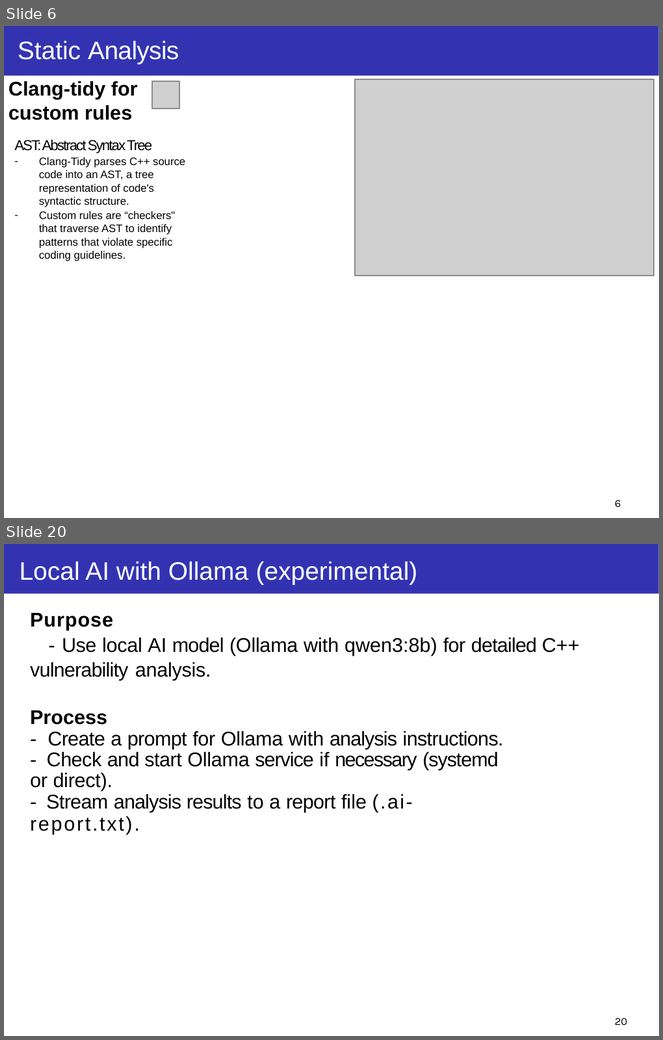
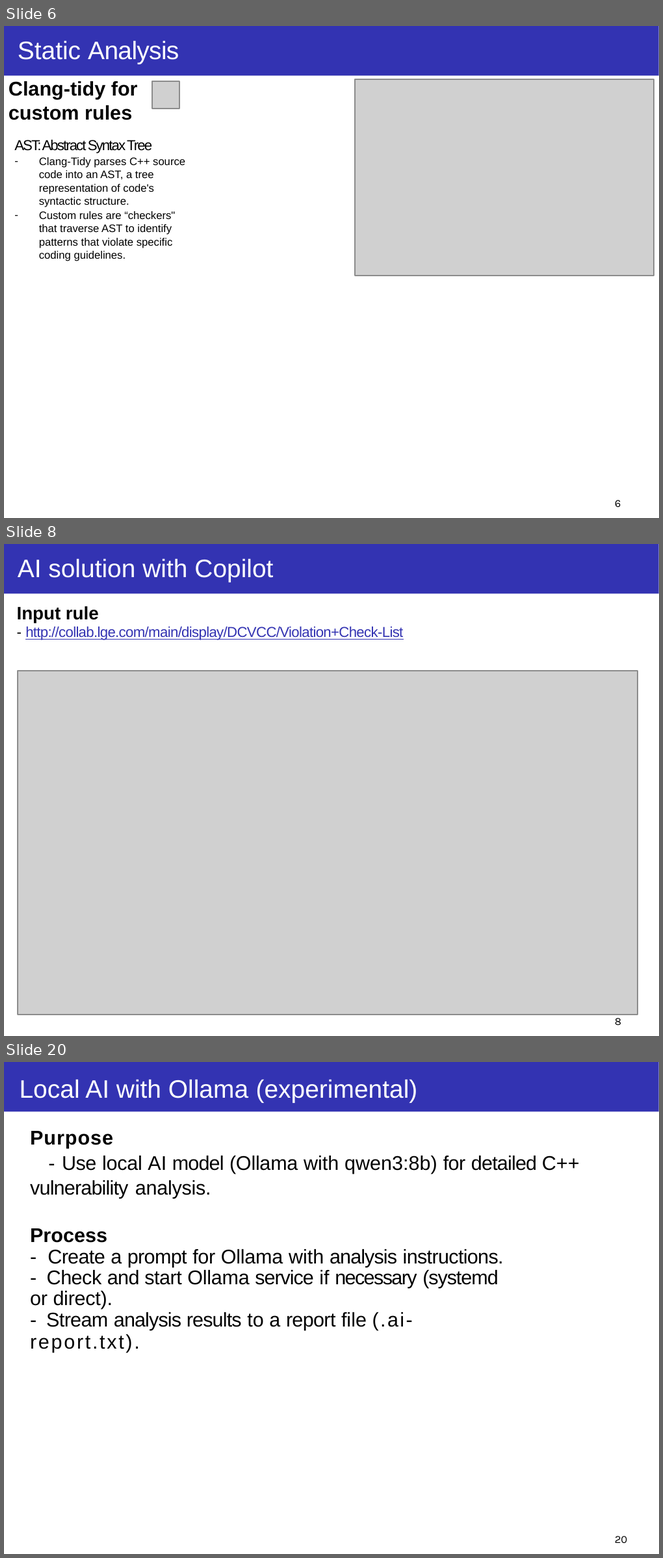
Before and after one commit to taikt/codefun, a slide deck: deepl/code_guard/doc/Code-Guard.pptx. Shown one above the other, each under a label of ours: slides 6 and 20 before the commit, slides 6, 8 and 20 after it; the slides between them are not shown. The pictures are 663x1040 and 663x1558 pixels, drawn with LibreOffice and Linux fonts; fonts in the diff are those of the drawing; grey boxes stand for pictures; background and template pictures are left out. Boxes give left, top, right and bottom in pixels: in the first picture for what was removed or moved away, otherwise in the second. Text is boxed around its words. In the diff, an @@ line names an element or a change of style, - is before the commit and + after.

```diff
--- a/deepl/code_guard/doc/Code-Guard.pptx
+++ b/deepl/code_guard/doc/Code-Guard.pptx
@@ slide 8 added at (4, 544, 659, 1036), background #FFFFFF; not listed: 1 template element that a slide beside it also shows @@
@@ title added at (18, 559, 273, 582), 14 pt, text #FFFFFF @@
+AI solution with Copilot
@@ text added at (17, 606, 403, 640), 8 pt, text #3333B2, underline @@
+Input rule
+- http://collab.lge.com/main/display/DCVCC/Violation+Check-List
@@ picture added at (17, 671, 637, 1015) @@
@@ page number added at (615, 1018, 622, 1025), 6 pt, text #000000 @@
+8
```
Also in this commit, not shown: 6 slides changed, 6 other slides added, 7 slides removed.
